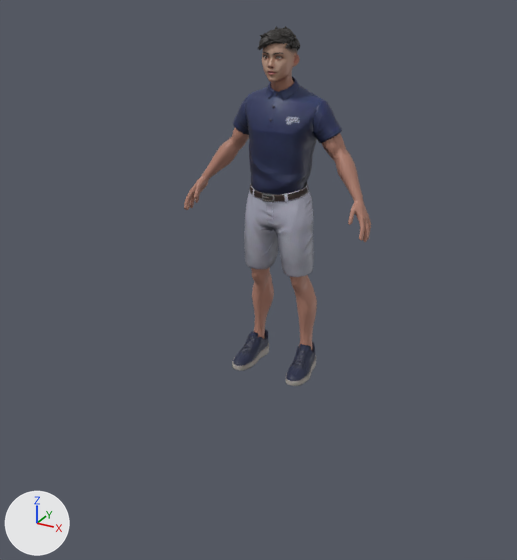
A saved change to the FBX model ankle/adduction_demo.fbx.
Both versions are drawn from a 50 mm lens placed at (1.64, -3.23, 2.12), pointed at (-0.03, -0.18, 0.6). Every picture has the same lights, and +X, +Y and +Z are marked at lower left. Mesh edges are drawn as thin lines on the coarser meshes. Where no turn or scale is listed for an object, it has been applied to the vertices.

Objects in the first picture: 'Wolf3D_Body', 'Wolf3D_Head', 'Wolf3D_Outfit_Bottom', 'Wolf3D_Outfit_Footwear', 'Wolf3D_Outfit_Top'.
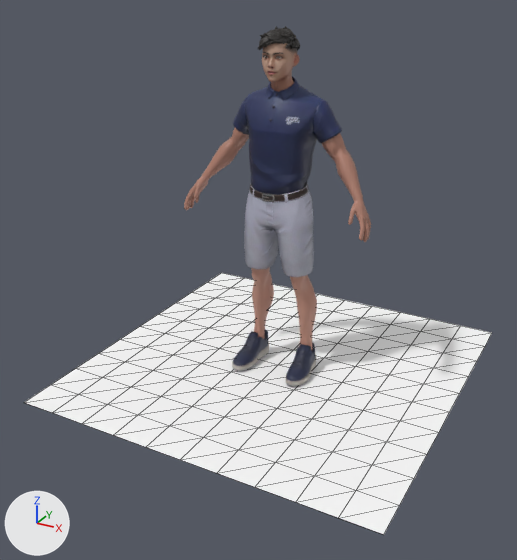
What differs and where, as boxes (x1, y1, x2, y2) in the pictures (517 x 560 px):
'Plane', added
    after: (24, 273, 492, 534)

The change in detail:
Material 'Default_Material' (mat_default_material) is new.
Its base color is (1.0, 1.0, 1.0) (white #ffffff).
Mesh me_scene_009 is new.
It has 121 vertices, 200 faces and spans x -1.0..1.0, y -1.0..1.0, z 0.0.
It uses material mat_default_material (white #ffffff).
Object 'Plane' (ob_plane) is new; it shows me_scene_009.
Its location is (0.0, 0.0, 0.0).
